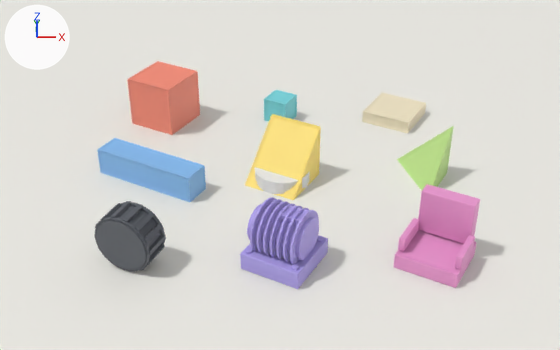
One commit to the Blender file tools/parts.blend: the scene before it, then after it.
The view is the same before and after, from a 50 mm camera at (-0.2, -11.86, 7.61) aimed at (-0.04, -0.12, 0.18). Every picture has the same lights, and +X, +Y and +Z are marked at upper left. The first picture is the older version.

The first picture shows 'Cylinder', 'Plane', 'beam', 'block', 'block_small', 'corner', 'engine_electric', 'panel', 'seat', 'wedge', 'wheel'.
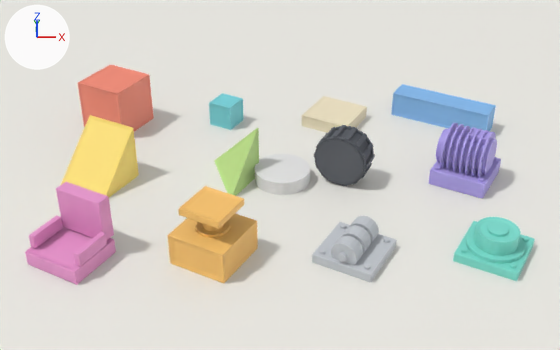
Location of each change, [x1, y1, x2, y2] in pixels of the pictures (560 x 350 px):
'seat', moved: before [394, 184, 480, 288]; after [25, 182, 116, 285]
'engine_electric', moved: before [240, 197, 328, 289]; after [429, 123, 501, 198]
'wedge', moved: before [245, 114, 321, 200]; after [61, 115, 139, 197]
'beam', moved: before [97, 138, 206, 202]; after [391, 84, 496, 131]
'block', moved: before [127, 61, 200, 135]; after [78, 65, 154, 131]
'wheel', moved: before [94, 201, 166, 272]; after [314, 125, 375, 186]
'piston', added (orange): after [168, 186, 258, 283]
'corner', moved: before [397, 126, 453, 190]; after [214, 128, 259, 196]
'motor_rotary', added (cyan): after [453, 217, 535, 281]
'hinge', added: after [312, 216, 396, 282]
'panel', moved: before [362, 93, 426, 133]; after [302, 96, 367, 133]
'block_small', moved: before [264, 90, 297, 122]; after [209, 93, 243, 130]

The change, as a list of edits to the scene's bpy script:
```text
Add mat_motor_rotary_mat:
    mat_motor_rotary_mat = principled_material('motor_rotary_mat')
    mat_motor_rotary_mat.base_color = (0.2, 0.72, 0.62)  # cyan #7cddce
    mat_motor_rotary_mat.roughness = 0.55
Add mat_hinge_mat:
    mat_hinge_mat = principled_material('hinge_mat')
    mat_hinge_mat.base_color = (0.55, 0.58, 0.62)  # light grey #c4c8ce
    mat_hinge_mat.roughness = 0.55
Add mat_piston_mat:
    mat_piston_mat = principled_material('piston_mat')
    mat_piston_mat.base_color = (0.95, 0.55, 0.15)  # orange #f9c46c
    mat_piston_mat.roughness = 0.55
Add me_motor_rotary_001:
    me_motor_rotary_001.from_pydata(...)  # 1580 vertices, 1490 faces; spans x -0.5..0.5, y -0.5..0.5, z -0.247..0.24
    me_motor_rotary_001.materials.append(mat_motor_rotary_mat)  # cyan #7cddce
Add me_hinge_001:
    me_hinge_001.from_pydata(...)  # 1320 vertices, 1236 faces; spans x -0.5..0.5, y -0.5..0.5, z -0.247..0.239
    me_hinge_001.materials.append(mat_hinge_mat)  # light grey #c4c8ce
Add me_piston_001:
    me_piston_001.from_pydata(...)  # 1052 vertices, 992 faces; spans x -0.496..0.496, y -0.496..0.496, z -0.5..0.496
    me_piston_001.materials.append(mat_piston_mat)  # orange #f9c46c
Change ob_block:
    ob_block.location: (-2.35, 2.35, 0.5) -> (-3.3, 2.2, 0.5)
Change ob_block_small:
    ob_block_small.location: (0.0, 2.35, 0.25) -> (-1.1, 2.2, 0.25)
Change ob_panel:
    ob_panel.location: (2.35, 2.35, 0.12) -> (1.1, 2.2, 0.12)
Change ob_beam:
    ob_beam.location: (-2.35, 0.0, 0.25) -> (3.3, 2.2, 0.25)
Change ob_wedge:
    ob_wedge.location: (0.0, 0.0, 0.5) -> (-3.3, 0.0, 0.5)
Change ob_corner:
    ob_corner.location: (2.35, 0.0, 0.49) -> (-1.1, 0.0, 0.49)
Change ob_seat:
    ob_seat.location: (2.35, -2.35, 0.5) -> (-3.3, -2.2, 0.5)
Change ob_wheel:
    ob_wheel.location: (-2.35, -2.35, 0.5) -> (1.1, 0.0, 0.5)
Change ob_engine_electric:
    ob_engine_electric.location: (0.0, -2.35, 0.5) -> (3.3, 0.0, 0.5)
Add ob_motor_rotary:
    ob_motor_rotary = bpy.data.objects.new('motor_rotary', me_motor_rotary_001)
    ob_motor_rotary.location = (3.3, -2.2, 0.24)
    ob_motor_rotary.rotation_euler = (0.0, 0.0, -0.524)  # degrees (0, 0, -30)
Add ob_hinge:
    ob_hinge = bpy.data.objects.new('hinge', me_hinge_001)
    ob_hinge.location = (1.1, -2.2, 0.24)
    ob_hinge.rotation_euler = (0.0, 0.0, -0.524)  # degrees (0, 0, -30)
Add ob_piston:
    ob_piston = bpy.data.objects.new('piston', me_piston_001)
    ob_piston.location = (-1.1, -2.2, 0.5)
    ob_piston.rotation_euler = (0.0, 0.0, -0.524)  # degrees (0, 0, -30)
```
